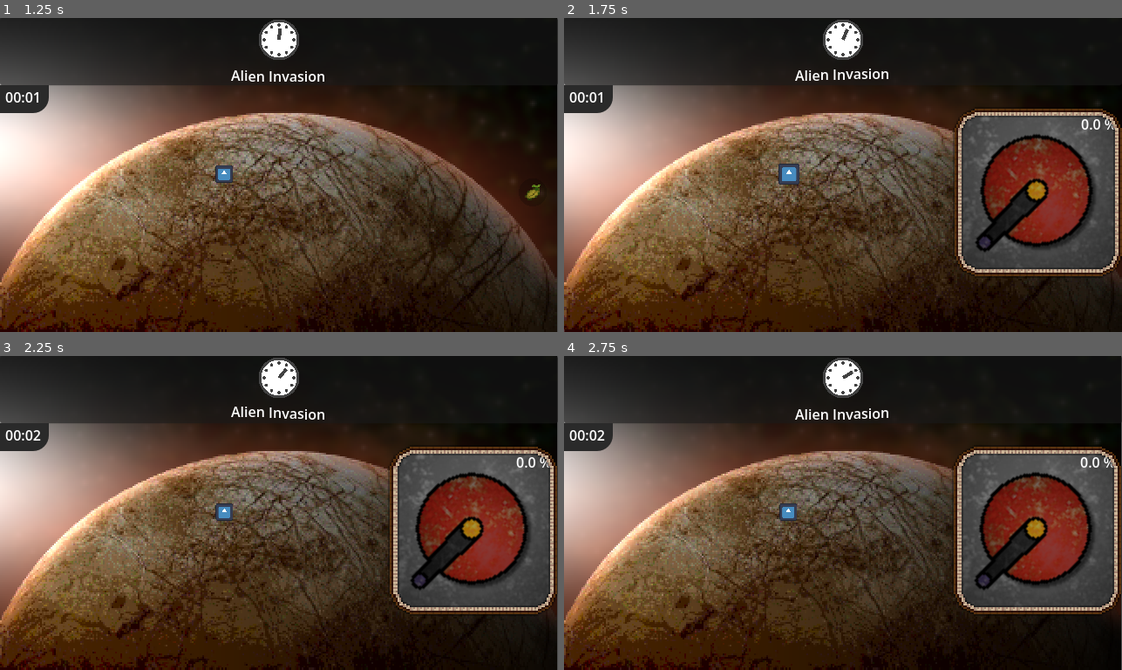
Above: before the commit, frames 1-4 (two rows, left to right).
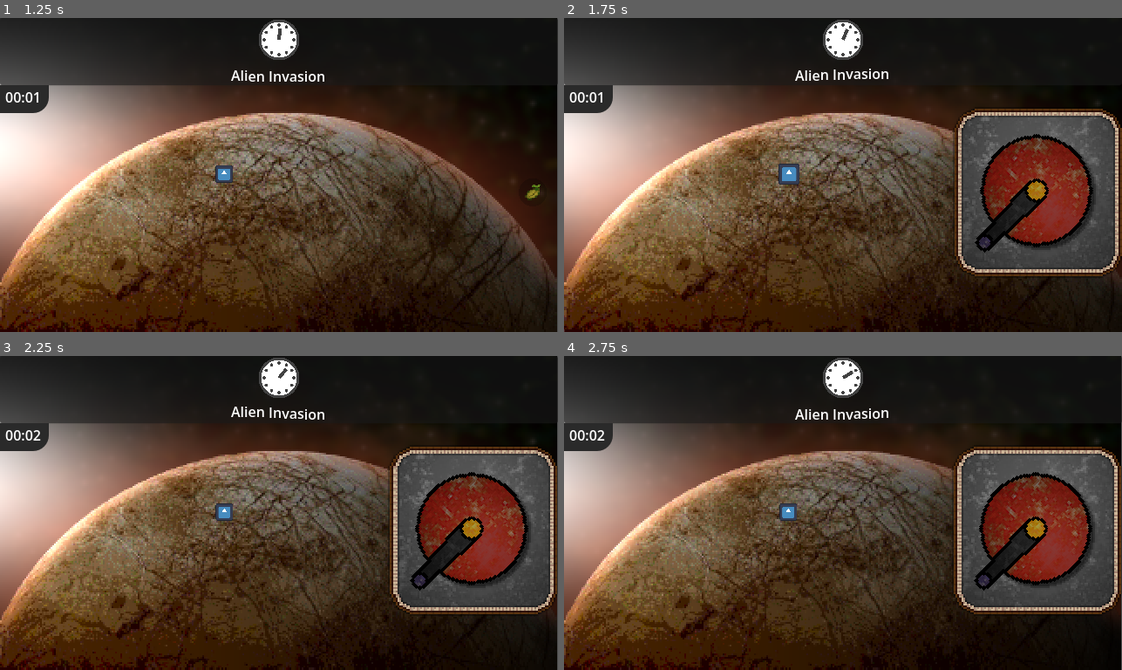
Above: after the commit, the same moments.

Repository: RedBlueCarrots/GMTK-2026
Game: Godot game, scene res://Scenes/main.tscn
Two runs of this game, one before a commit and one after it. Both use one fixed random seed, a clock stepped at 60 frames per second and the inputs below. The engine's default icon, where the game draws it, is replaced by a stand-in: a white triangle on a blue panel in a dark square.
Inputs (mouse positions are in pixels of both pictures, inside the frame that each line leads up to):
- Up to frame 1 (1.25 s): drag from (223, 175) to (535, 193) at 0.52 s
- Up to frame 2 (1.75 s): drag from (1094, 193) to (787, 175) at 1.27 s
- Up to frame 3 (2.25 s): move the mouse to (474, 528) at 2.02 s; click (474, 528) at 2.1 s
- Up to frame 4 (2.75 s): no input

Frame 1 is identical in both runs. In frame 2, 0.5% of the frame differs, in the area x 73-99%, y 32-75%; in frame 3, 0.5%; in frame 4, 0.5%.

Commit message:
crank done

Diff:
--- a/Scenes/power_crank_minigame.tscn
+++ b/Scenes/power_crank_minigame.tscn
@@ -7,6 +7,7 @@
 [ext_resource type="Texture2D" uid="uid://ds7f0l3b6x34l" path="res://Assets/Art/Crank/progress_bar.png" id="4_eobqy"]
 
 [node name="power crank game" type="Node2D" unique_id=1218630896]
+texture_filter = 1
 script = ExtResource("1_0mslv")
 
 [node name="MinigameOutline" parent="." unique_id=959946983 instance=ExtResource("2_3yxjv")]
@@ -16,16 +17,17 @@
 
 [node name="Progress bar" type="TextureProgressBar" parent="." unique_id=1158315641]
 offset_left = 169.0
-offset_top = 178.0
+offset_top = 20.0
 offset_right = 312.937
-offset_bottom = 190.0
-rotation = 4.712389
+offset_bottom = 100.0
+scale = Vector2(2, 2)
 step = 0.01
 value = 100.0
-nine_patch_stretch = true
+fill_mode = 3
 texture_progress = ExtResource("4_eobqy")
 
 [node name="Percentage" type="Label" parent="." unique_id=469024556]
+visible = false
 offset_left = 147.0
 offset_top = 8.0
 offset_right = 188.0
Binary file changed: Assets/Art/Crank/progress_bar.png
